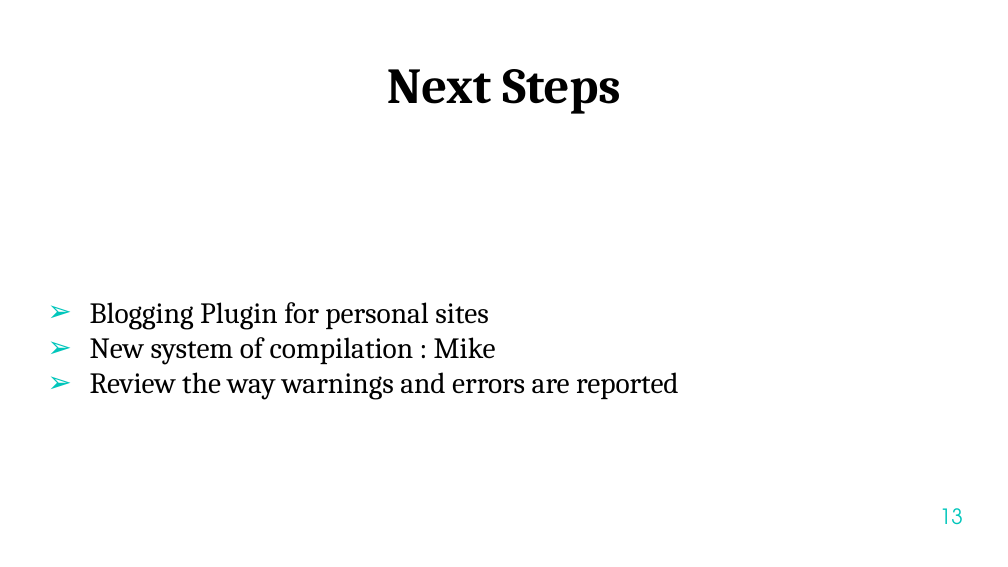
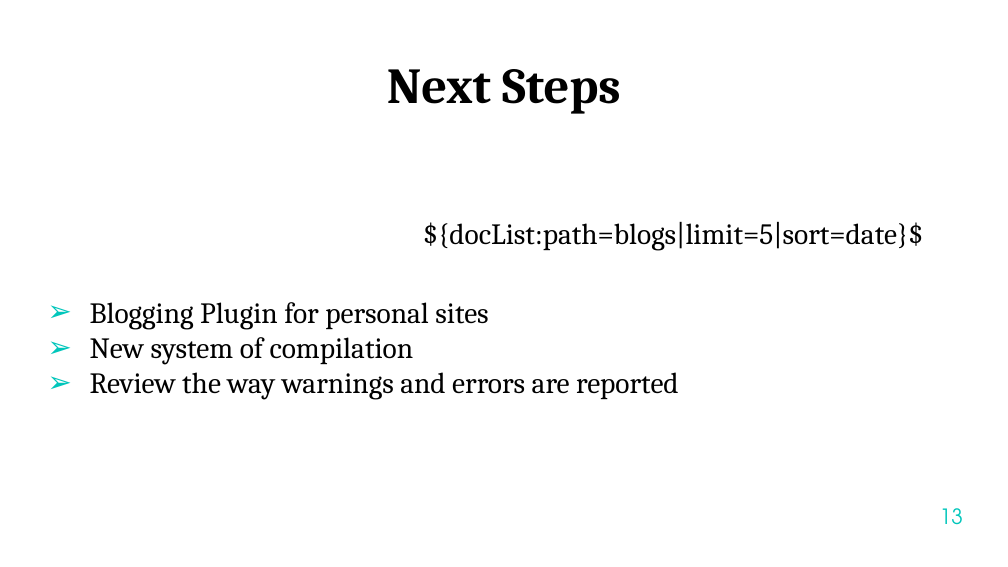
Before and after one commit to samakhov/asbath.github.io, a slide deck: slide 13 of PRESENTATION-INTERNSHIP.pptx. Drawn at 1008x567 pixels with LibreOffice and Linux fonts; fonts in the diff are those of the drawing; background and template pictures are left out. Boxes give left, top, right and bottom in pixels: in the first picture for what was removed or moved away, otherwise in the second. Text is boxed around its words. In the diff, an @@ line names an element or a change of style, - is before the commit and + after.

```diff
--- a/PRESENTATION-INTERNSHIP.pptx
+++ b/PRESENTATION-INTERNSHIP.pptx
@@ text added at bbox=[423, 221, 923, 251], 28 pt, text #000000 @@
+${docList:path=blogs|limit=5|sort=date}$
@@ text at bbox=[90, 337, 414, 365]: text changed @@
-➢ New system of compilation : Mike
+➢ New system of compilation
```
Also in this commit, not shown: 9 other slides changed, 1 slide added, 33 other files.
